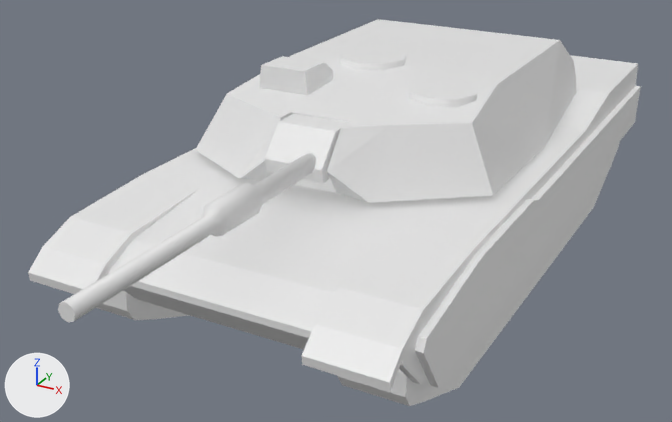
Two versions of the COLLADA model bzflag/models/tank.dae, one commit apart.
One viewpoint serves both versions: a 50 mm camera at (366.0, -797.0, 365.0) aimed at (-36.0, -66.0, 0.0). The axes (+X, +Y, +Z) are drawn at lower left. The lights are the same throughout. Where no turn or scale is listed for an object, it has been applied to the vertices.

Objects in the first picture: 'Tank'.
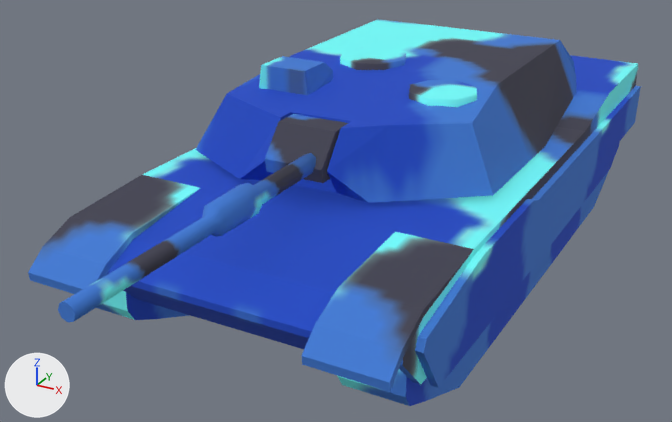
The newer file is also rescaled (x0.0184), turned or shifted as a whole; pictures and numbers use the older file's frame.

The change, as a list of edits to the scene's bpy script:
```text
Add img_blue_tank_png:
    img_blue_tank_png = load_image('blue_tank.png', 'images/blue_tank.png', 128, 128, 'sRGB')
Add mat_tank:
    mat_tank = principled_material('Tank')
    mat_tank.texture = img_blue_tank_png
    mat_tank.roughness = 0.9
Change me_tankmesh:
    where me_tankmesh.from_pydata(...)  # 398 vertices, 656 faces; spans x -163.0..163.0, y -434.0..434.0, z 0.0..213.0
    add me_tankmesh.materials.append(mat_tank)  # picture img_blue_tank_png
```

Changed parts and their boxes [x1, y1, x2, y2] in the pictures (672 x 422 px):
'Tank', recoloured (white to blue): [28, 19, 641, 406] in both
